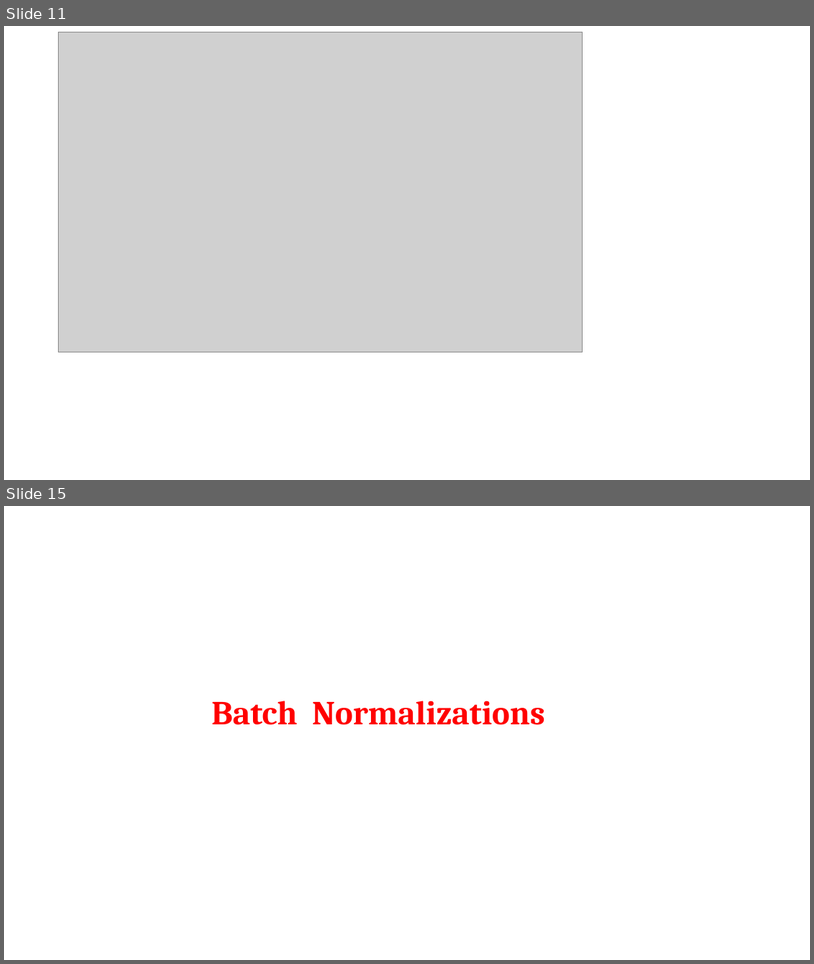
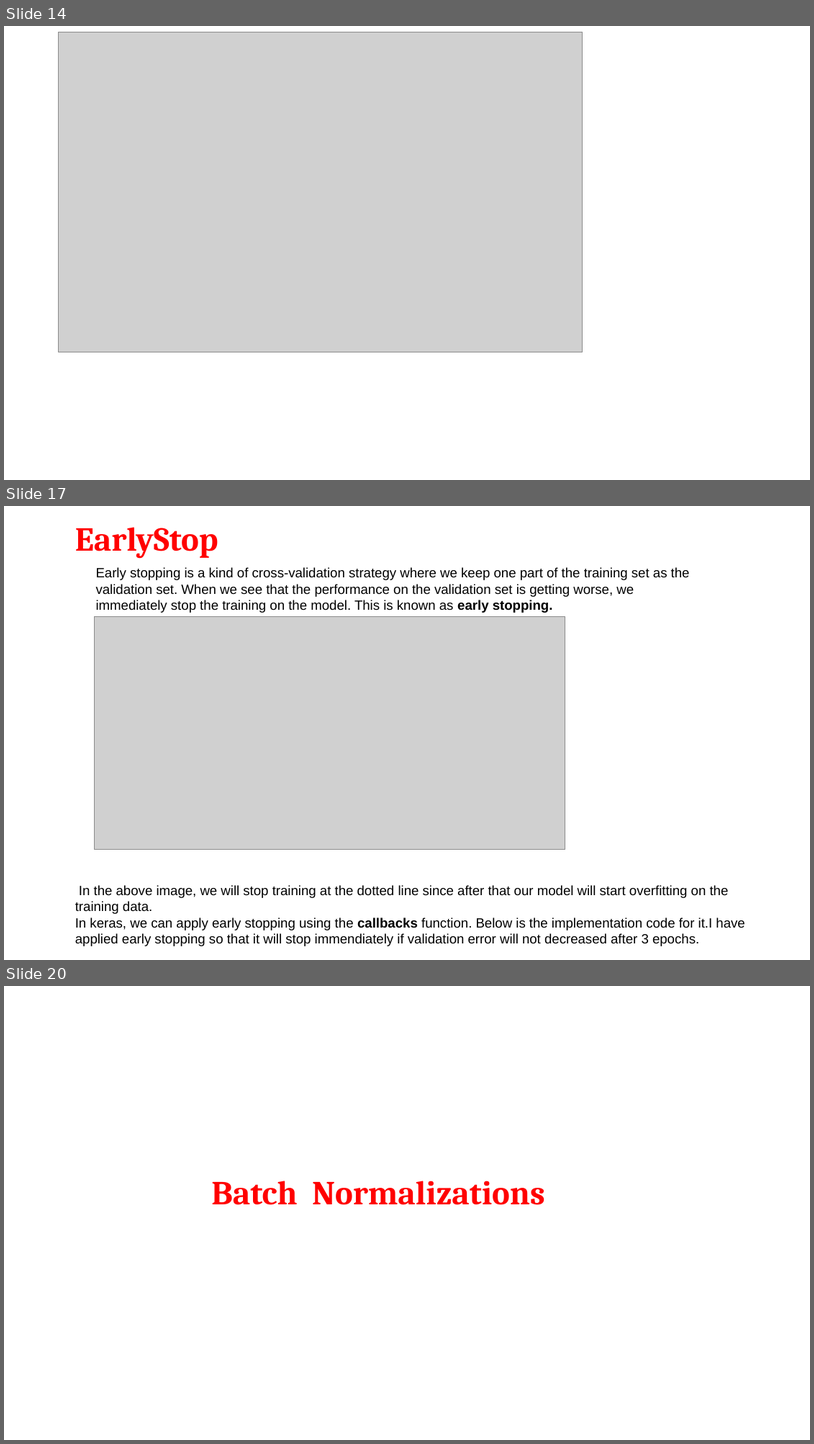
Before and after one commit to shahil04/ds_materials, a slide deck: 9.Deep_learning/class_4_module_9_deep learning_Regularization,CallBacks_drouput_batchNormalization_Weight_hyper_parameter.pptx. Shown one above the other, each under a label of ours: slides 11 and 15 before the commit, slides 14, 17 and 20 after it; the slides between them are not shown. The pictures are 814x964 and 814x1444 pixels, drawn with LibreOffice and Linux fonts; fonts in the diff are those of the drawing; grey boxes stand for pictures. Boxes give left, top, right and bottom in pixels: in the first picture for what was removed or moved away, otherwise in the second. Text is boxed around its words. In the diff, an @@ line names an element or a change of style, - is before the commit and + after.

```diff
--- a/9.Deep_learning/class_4_module_9_deep learning_Regularization,CallBacks_drouput_batchNormalization_Weight_hyper_parameter.pptx
+++ b/9.Deep_learning/class_4_module_9_deep learning_Regularization,CallBacks_drouput_batchNormalization_Weight_hyper_parameter.pptx
@@ slide 17 added at box(4, 506, 810, 960), background #FFFFFF @@
@@ text added at box(75, 527, 219, 559), 40 pt, text #FF0000, bold @@
+EarlyStop
@@ text added at box(96, 567, 690, 613), 16 pt, text #000000 @@
+Early stopping is a kind of cross-validation strategy where we keep one part of the training set as the validation set. When we see that the performance on the validation set is getting worse, we immediately stop the training on the model. This is known as early stopping.
@@ picture added at box(95, 617, 566, 849) @@
@@ text added at box(75, 885, 745, 946), 16 pt, text #000000 @@
+In the above image, we will stop training at the dotted line since after that our model will start overfitting on the training data.
+In keras, we can apply early stopping using the callbacks function. Below is the implementation code for it.I have applied early stopping so that it will stop immendiately if validation error will not decreased after 3 epochs.
@@ what was slide 11 is now slide 14 @@
@@ what was slide 15 is now slide 20 @@
```
Also in this commit, not shown: 6 slides changed, 8 other slides added, 2 slides removed, 9 other files.
